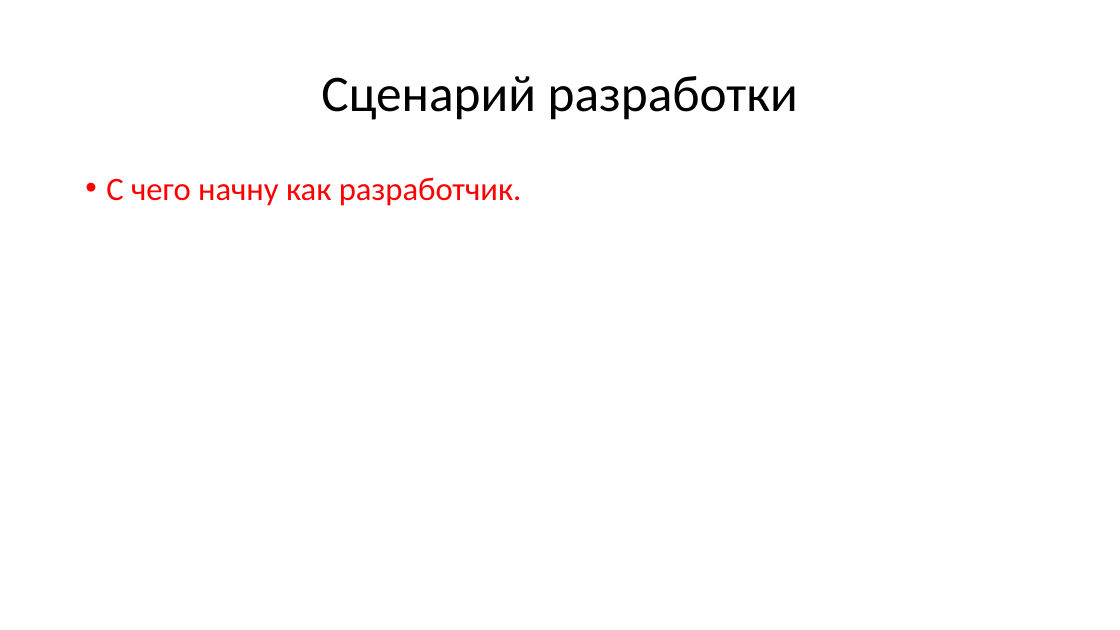
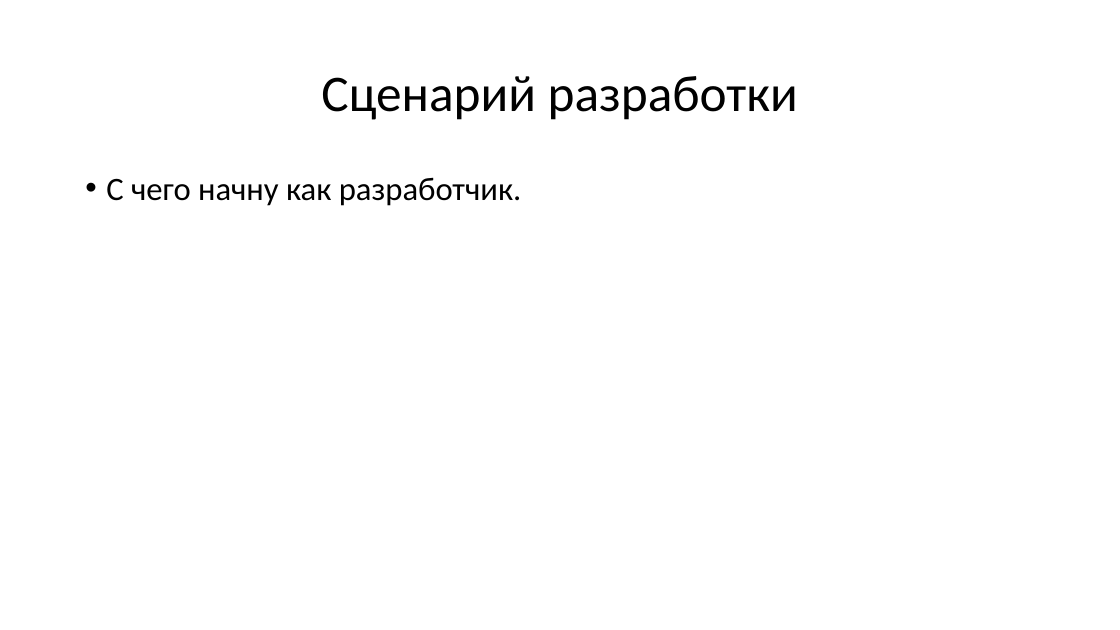
Before and after one commit to mcdodik20008/docs, a slide deck: slide 10 of Презентация.pptx. Drawn at 1120x630 pixels with LibreOffice and Linux fonts; fonts in the diff are those of the drawing. Boxes give left, top, right and bottom in pixels: in the first picture for what was removed or moved away, otherwise in the second. Text is boxed around its words. In the diff, an @@ line names an element or a change of style, - is before the commit and + after.

```diff
--- a/Презентация.pptx
+++ b/Презентация.pptx
@@ text "С чего начну как разработчик." at box(106, 177, 522, 206): text colour #FF0000 to #000000 @@
```
Also in this commit, not shown: 11 other slides changed, 1 slide added, 1 slide removed.
